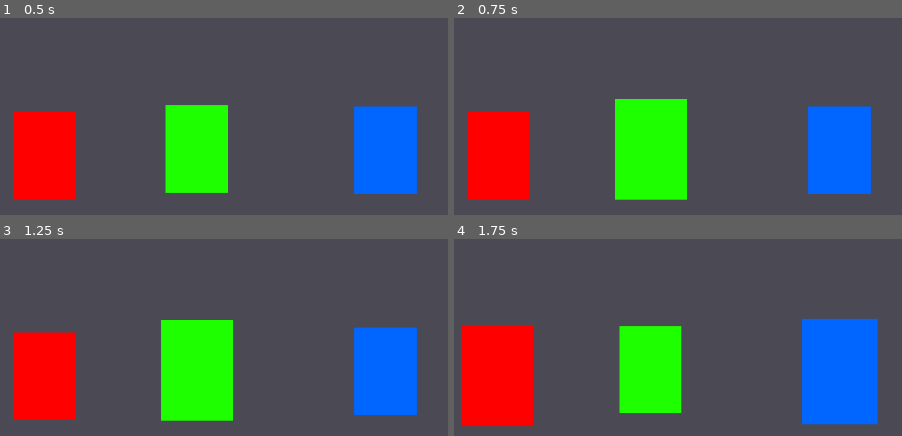
Above: before the commit, frames 1-4 (two rows, left to right).
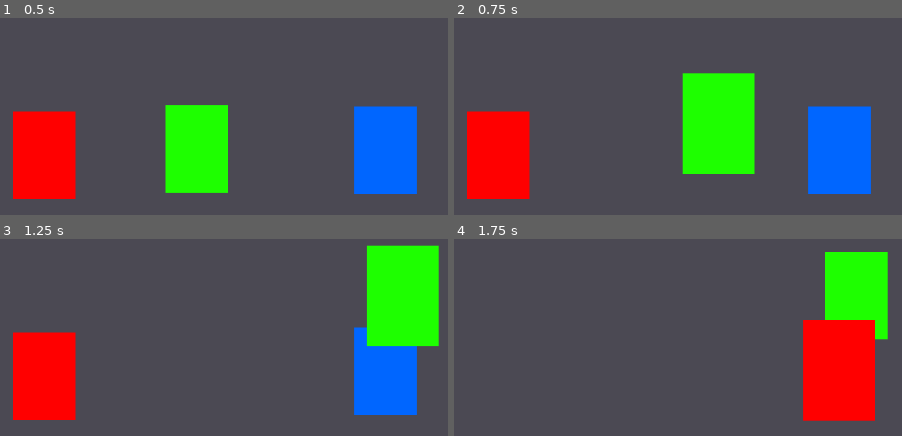
Above: after the commit, the same moments.

Repository: sundowns/deckbuilder-template
Game: Godot game, scene res://game.tscn
Same seed, same stepped clock (60 frames per second), same inputs: the game is played once before the commit and once after it.
Inputs (mouse positions are in pixels of both pictures, inside the frame that each line leads up to):
- Up to frame 1 (0.5 s): no input
- Up to frame 2 (0.75 s): tap Enter at 0.5 s; drag from (651, 148) to (857, 75) at 0.52 s
- Up to frame 3 (1.25 s): no input
- Up to frame 4 (1.75 s): drag from (498, 376) to (839, 370) at 1.27 s

Frame 1 is identical in both runs. In frame 2, 16% of the frame differs, in the area x 35-68%, y 27-93%; in frame 3, 17%; in frame 4, 29%, in the area x 1-97%, y 6-95%.

Commit message:
dragging

Diff:
--- a/cards/PlayableCard.gd
+++ b/cards/PlayableCard.gd
@@ -11,7 +11,7 @@
 @onready var collision_shape: CollisionShape2D = $Area2D/CollisionShape2D
 
 # Should eventually be replaced with actual sprites for each card
-@onready var background: ColorRect = $OutlineClippingMask/Background
+@onready var background: ColorRect = $Background
 
 var scale_tween: Tween
 var is_selected: bool = false
@@ -29,18 +29,19 @@
 
 	background.size = shape.size
 	background.color = card_data.colour
+	background.pivot_offset
 	pivot_offset = default_card_size/2
 	custom_minimum_size = default_card_size
 
 func _on_mouse_entered() -> void:
-	if is_selected: return
+	if is_selected or Cards._is_dragging: return
 	if scale_tween and scale_tween.is_running():
 		scale_tween.kill()
 	scale_tween = create_tween().set_ease(Tween.EASE_OUT).set_trans(Tween.TRANS_ELASTIC)
 	scale_tween.tween_property(self, "scale", on_hover_scale_amount, 0.6)
 
 func _on_mouse_exited() -> void:
-	if is_selected: return
+	if is_selected or Cards._is_dragging: return
 	if scale_tween and scale_tween.is_running():
 		scale_tween.kill()
 	scale_tween = create_tween().set_ease(Tween.EASE_OUT).set_trans(Tween.TRANS_ELASTIC)
@@ -55,12 +56,14 @@
 
 func select() -> void:
 	is_selected = true
+	z_index = 1000
 	if scale_tween and not scale_tween.is_running():
 		scale_tween = create_tween().set_ease(Tween.EASE_OUT).set_trans(Tween.TRANS_ELASTIC)
 		scale_tween.tween_property(self, "scale", on_selected_scale_amount, 0.6)
 
 func deselect() -> void:
 	is_selected = false
+	z_index = 0
 	if scale_tween and scale_tween.is_running():
 		scale_tween.kill()
 	scale_tween = create_tween().set_ease(Tween.EASE_OUT).set_trans(Tween.TRANS_ELASTIC)
--- a/cards/PlayableCard.tscn
+++ b/cards/PlayableCard.tscn
@@ -13,19 +13,17 @@
 mouse_filter = 1
 script = ExtResource("1_xvaog")
 
-[node name="OutlineClippingMask" type="Sprite2D" parent="."]
-clip_children = 1
-
-[node name="Background" type="ColorRect" parent="OutlineClippingMask"]
-offset_right = 80.0
-offset_bottom = 100.0
-mouse_filter = 1
-
 [node name="Area2D" type="Area2D" parent="."]
 
 [node name="CollisionShape2D" type="CollisionShape2D" parent="Area2D"]
 shape = SubResource("RectangleShape2D_n1stb")
 
+[node name="Background" type="ColorRect" parent="."]
+offset_right = 80.0
+offset_bottom = 100.0
+pivot_offset = Vector2(40, 50)
+mouse_filter = 1
+
 [connection signal="mouse_entered" from="." to="." method="_on_mouse_entered"]
 [connection signal="mouse_exited" from="." to="." method="_on_mouse_exited"]
 [connection signal="input_event" from="Area2D" to="." method="_on_area_2d_input_event"]
--- a/project.godot
+++ b/project.godot
@@ -25,6 +25,14 @@
 window/size/viewport_width=1280
 window/size/viewport_height=720
 
+[input]
+
+select={
+"deadzone": 0.5,
+"events": [Object(InputEventMouseButton,"resource_local_to_scene":false,"resource_name":"","device":-1,"window_id":0,"alt_pressed":false,"shift_pressed":false,"ctrl_pressed":false,"meta_pressed":false,"button_mask":0,"position":Vector2(0, 0),"global_position":Vector2(0, 0),"factor":1.0,"button_index":1,"canceled":false,"pressed":false,"double_click":false,"script":null)
+]
+}
+
 [rendering]
 
 renderer/rendering_method="mobile"
--- a/src/autoload/Cards.gd
+++ b/src/autoload/Cards.gd
@@ -1,10 +1,11 @@
-extends Node
+extends Node2D
 
 var loader: CardDataLoader
 var _properties = {}
 
 var selected_card: PlayableCard = null
 var _is_dragging: bool = false
+var _draggable_offset: Vector2 = Vector2.ZERO
 
 func _ready() -> void :
 	loader = CardDataLoader.new()
@@ -19,19 +20,31 @@
 
 func _on_card_mouse_pressed(card: PlayableCard):
 	if not selected_card:
-		card.select()
-		selected_card = card
-		_is_dragging = true
+		select_new_card(card)
 	elif selected_card != card:
 		selected_card.deselect()
-		card.select()
-		selected_card = card
+		select_new_card(card)
+	else: #our already selected card has been clicked again
 		_is_dragging = true
+		_draggable_offset = card.global_position - get_global_mouse_position()
+
+func select_new_card(card) -> void:
+	card.select()
+	selected_card = card
+	_is_dragging = true
+	_draggable_offset = card.global_position - get_global_mouse_position()
+	print('select new')
 
 func _on_card_mouse_released():
 	_is_dragging = false
 
-func _process(_delta: float) -> void:
-	if _is_dragging:
-		# Remember to store the offset of where it was pressed, so the card doesnt snap to the centre of the mouse
-		print('dragging, lets move it..')
+var dragging_speed := 2.0
+
+func _process(delta: float) -> void:
+	if _is_dragging and not Input.is_action_pressed("select"):
+		_is_dragging = false
+		return
+
+	if _is_dragging and selected_card:
+		selected_card.global_position = get_global_mouse_position() + _draggable_offset
+		#selected_card.global_position = selected_card.global_position.lerp(get_global_mouse_position() + _draggable_offset, delta * dragging_speed)
